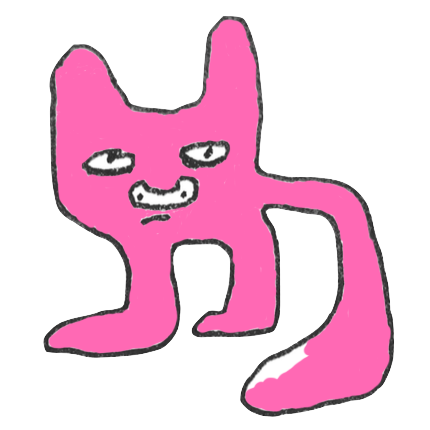
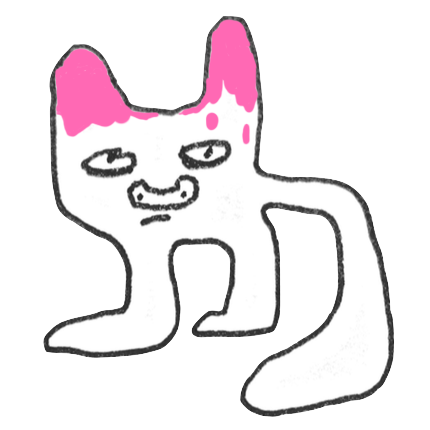
Two versions of the same layered image (w=430, h=430). Layer-by-layer changes:
hid "Frame 12" over box(47, 180, 371, 413)
hid "Frame 11" over box(87, 179, 392, 410)
hid "Frame11" over box(56, 138, 361, 334)
hid "Frame 9" (2nd of 2) over box(55, 113, 289, 269)
hid "Frame 8" (2nd of 2) over box(55, 79, 260, 209)
